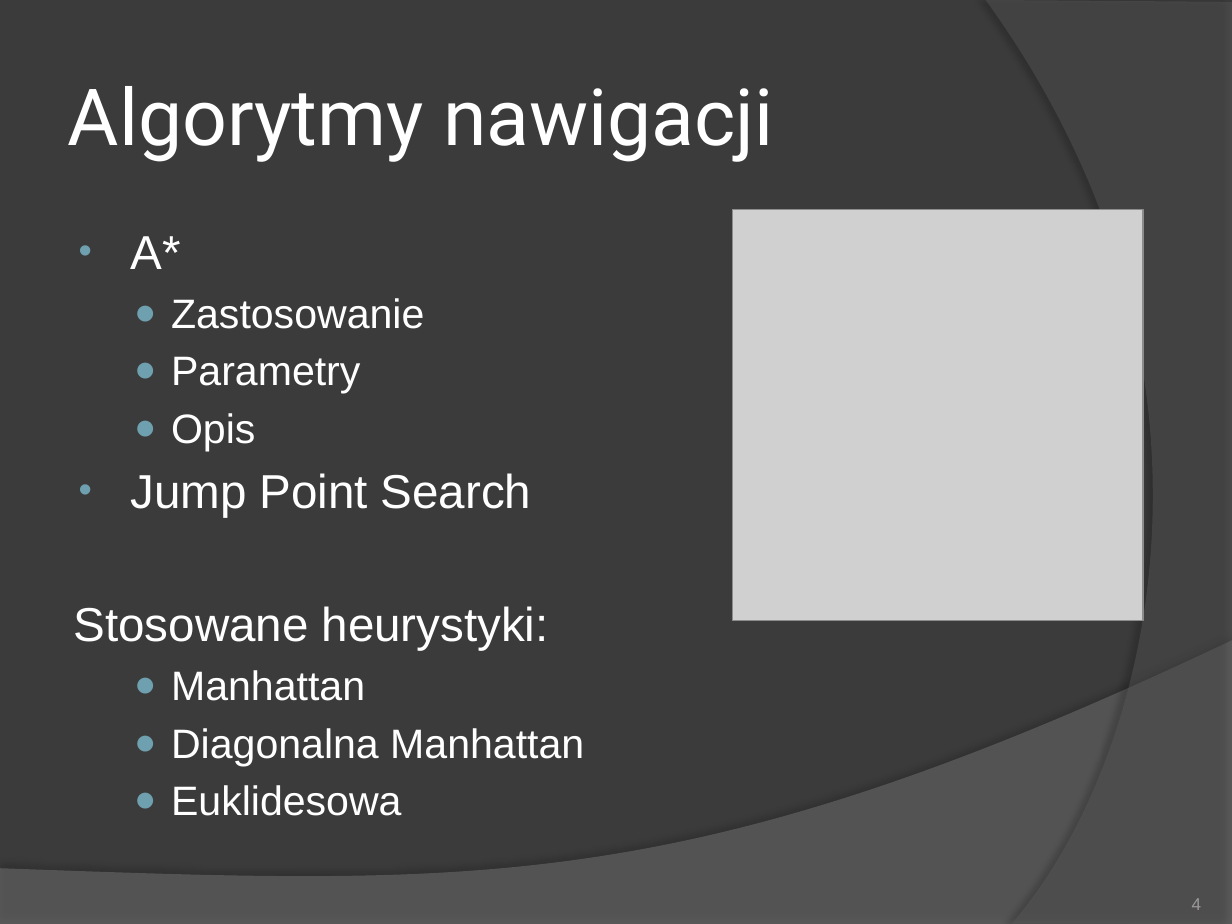
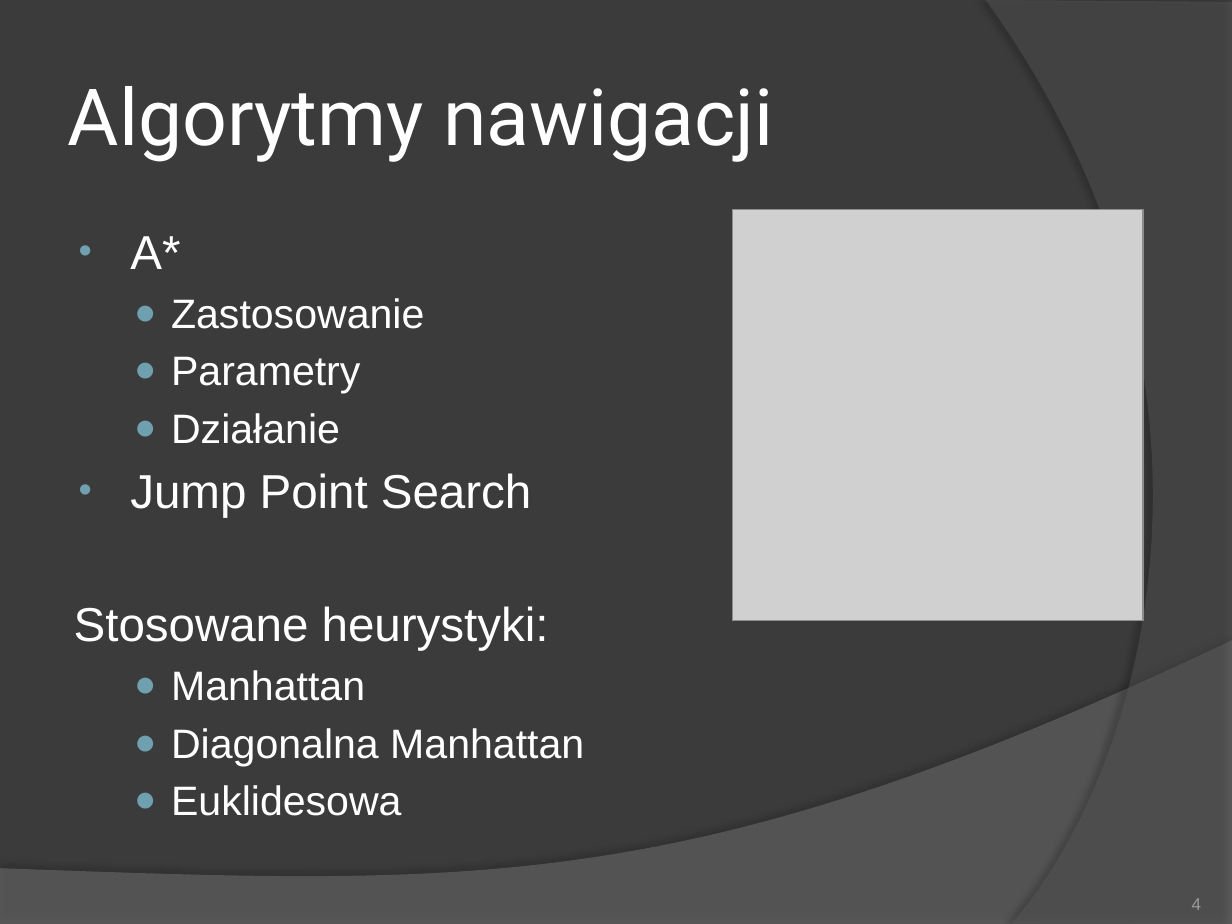
Before and after one commit to sskullgra/Character-Navigation, a slide deck: slide 4 of Nawigacja w grach komputerowych.pptx. Drawn at 1232x924 pixels with LibreOffice and Linux fonts; fonts in the diff are those of the drawing; grey boxes stand for pictures. Boxes give left, top, right and bottom in pixels: in the first picture for what was removed or moved away, otherwise in the second. Text is boxed around its words. In the diff, an @@ line names an element or a change of style, - is before the commit and + after.

Commit message:
final 2

```diff
--- a/Nawigacja w grach komputerowych.pptx
+++ b/Nawigacja w grach komputerowych.pptx
@@ text at box(171, 413, 340, 444): text changed @@
-  ● Opis
+  ● Działanie
```
